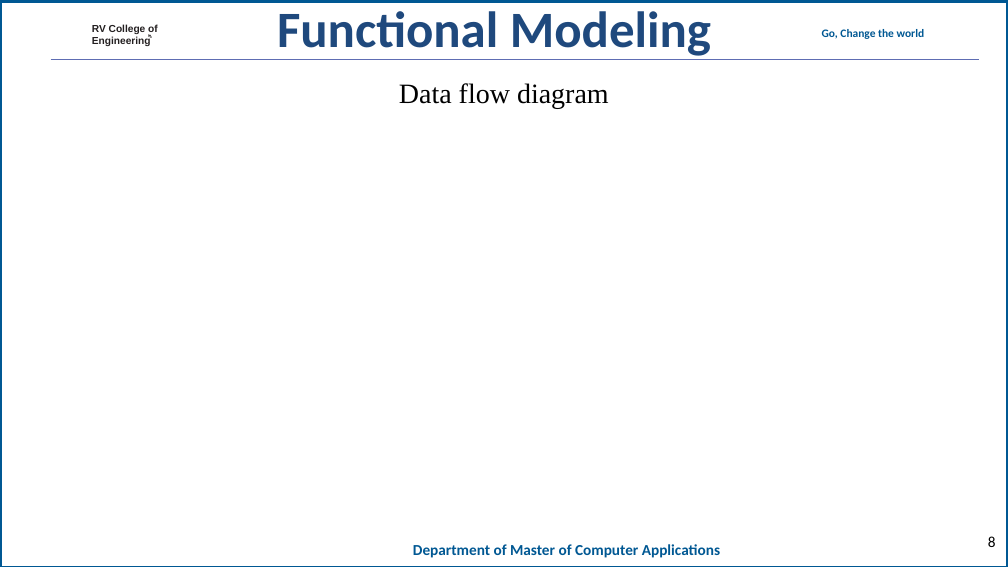
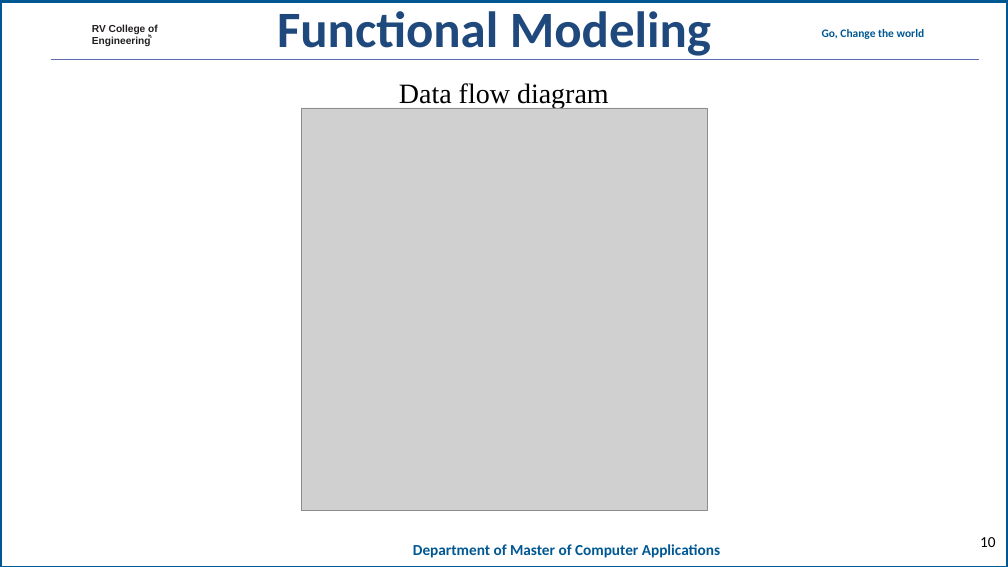
Before and after one commit to mohanrockz/Minor-Project, a slide deck: slide 10 of 20mca36-Minor Project_Phase 2_template11.ppt (slide 8 before the commit). Drawn at 1008x567 pixels with LibreOffice and Linux fonts; fonts in the diff are those of the drawing; grey boxes stand for pictures; background and template pictures are left out. Boxes give left, top, right and bottom in pixels: in the first picture for what was removed or moved away, otherwise in the second. Text is boxed around its words. In the diff, an @@ line names an element or a change of style, - is before the commit and + after.

```diff
--- a/20mca36-Minor Project_Phase 2_template11.ppt
+++ b/20mca36-Minor Project_Phase 2_template11.ppt
@@ picture added at box(301, 108, 707, 511) @@
@@ page number at box(980, 537, 995, 547): text changed @@
-8
+10
```
Also in this commit, not shown: 7 other slides changed, 3 slides added, 1 slide removed.
